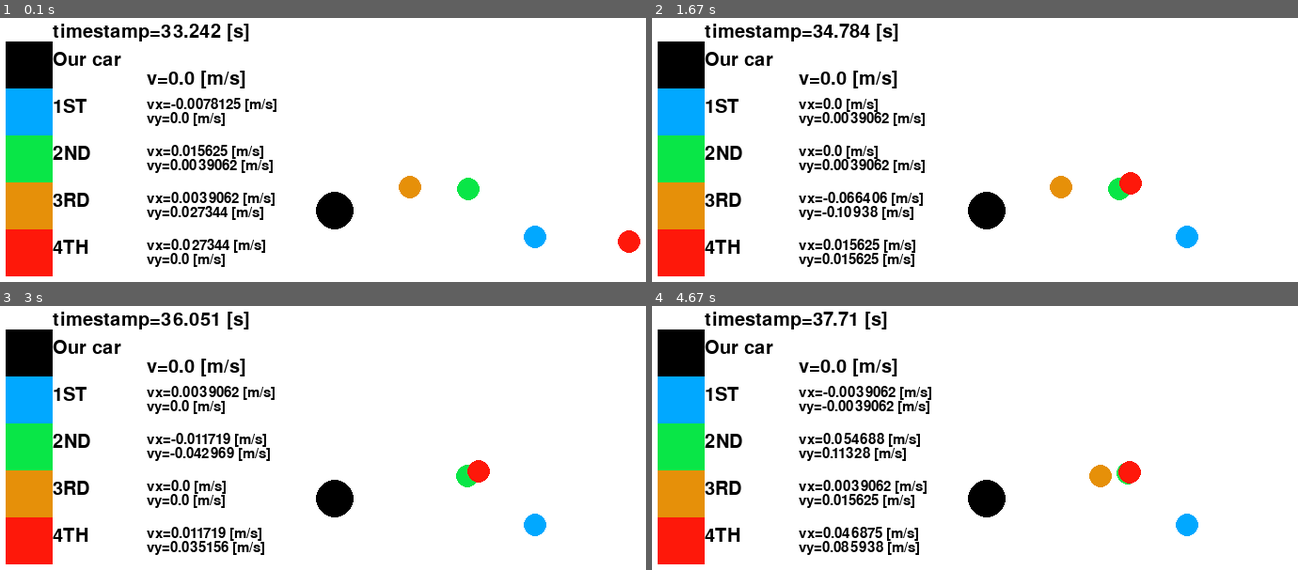
Above: before the commit, frames 1-4 (two rows, left to right).
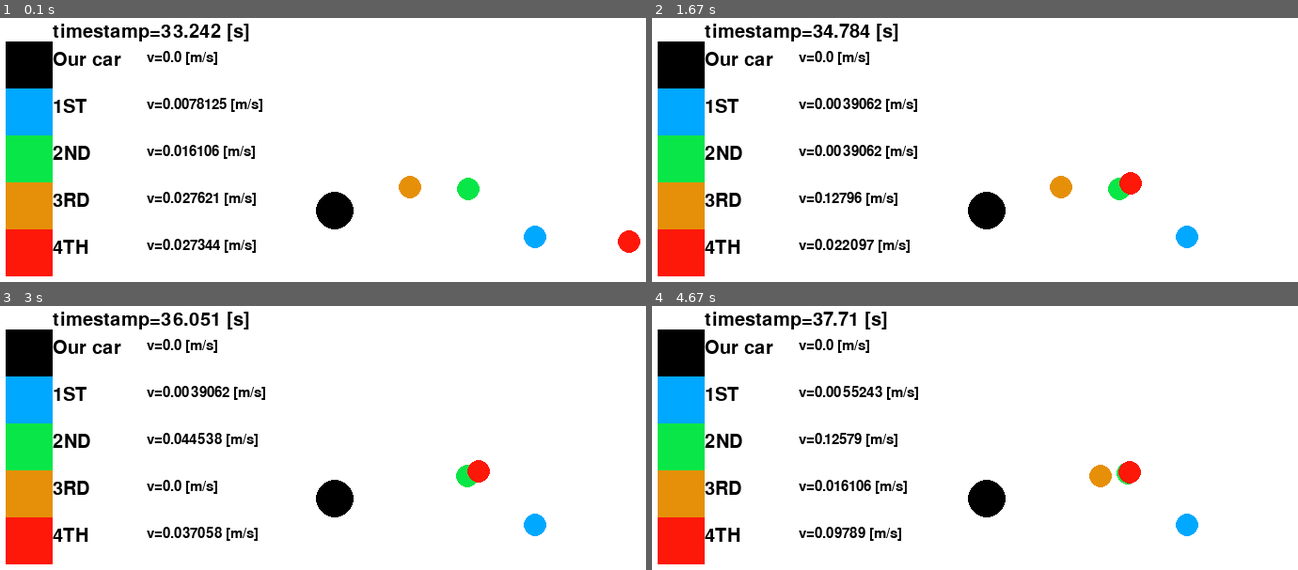
Above: after the commit, the same moments.

Repository: jagger-en/pixel-pirates
Game: pygame game, started from pygame_test.py
Two runs of this game, one before a commit and one after it. Both use one fixed random seed, a clock stepped at 60 frames per second and the inputs below.
Inputs:
- Up to frame 1 (0.1 s): no input
- Up to frame 2 (1.67 s): no input
- Up to frame 3 (3 s): no input
- Up to frame 4 (4.67 s): no input

The runs differ from the first frame. In frame 1, 4.1% of the frame differs, in the area x 22-43%, y 12-95%; in frame 2, 4.2%; in frame 3, 3.7%; in frame 4, 4.4%, in the area x 22-44%, y 12-95%.

Commit message:
Display magnitude of data

Diff:
--- a/pygame_test.py
+++ b/pygame_test.py
@@ -4,6 +4,7 @@
 import time
 import json
 from utils import pixelize
+import math
 
 WIDTH = 800
 HEIGHT = 600
@@ -26,6 +27,9 @@
 COLOR_3RD = (230, 144, 9)
 COLOR_4TH = (254, 24, 10)
 
+
+def calc_magnitude(x, y):
+    return math.sqrt(x**2 + y**2)
 
 def play(normalized_data):
     def scale_x(x):
@@ -83,7 +87,7 @@
             create_text(timestamp, 20, (100, 100))
 
             velocity_of_vehicle = f"v={point['v']:.5} [m/s]"
-            create_text(velocity_of_vehicle, 20, (200, 150))
+            create_text(velocity_of_vehicle, 15, (200, 80+50*1))
 
             ##
             # Legend
@@ -96,30 +100,25 @@
                              pygame.Rect(50, 120+50*1, 50, 50))
             create_text('1ST', 20, (100, 80+50*2))
             if data['name'] == '1st':
-                create_text(f'vx={point["vx"]:.5} [m/s]', 15, (200, 80+50*2))
-                create_text(f'vy={point["vy"]:.5} [m/s]', 15, (200, 80+50*2+15))
-
+                create_text(f'v={calc_magnitude(point["vx"], point["vy"]):.5} [m/s]', 15, (200, 80+50*2))
 
             pygame.draw.rect(screen, COLOR_2ND,
                              pygame.Rect(50, 120+50*2, 50, 50))
             create_text('2ND', 20, (100, 80+50*3))
             if data['name'] == '2nd':
-                create_text(f'vx={point["vx"]:.5} [m/s]', 15, (200, 80+50*3))
-                create_text(f'vy={point["vy"]:.5} [m/s]', 15, (200, 80+50*3+15))
+                create_text(f'v={calc_magnitude(point["vx"], point["vy"]):.5} [m/s]', 15, (200, 80+50*3))
 
             pygame.draw.rect(screen, COLOR_3RD,
                              pygame.Rect(50, 120+50*3, 50, 50))
             create_text('3RD', 20, (100, 80+50*4))
             if data['name'] == '3rd':
-                create_text(f'vx={point["vx"]:.5} [m/s]', 15, (200, 80+50*4))
-                create_text(f'vy={point["vy"]:.5} [m/s]', 15, (200, 80+50*4+15))
+                create_text(f'v={calc_magnitude(point["vx"], point["vy"]):.5} [m/s]', 15, (200, 80+50*4))
 
             pygame.draw.rect(screen, COLOR_4TH,
                              pygame.Rect(50, 120+50*4, 50, 50))
             create_text('4TH', 20, (100, 80+50*5))
             if data['name'] == '4th':
-                create_text(f'vx={point["vx"]:.5} [m/s]', 15, (200, 80+50*5))
-                create_text(f'vy={point["vy"]:.5} [m/s]', 15, (200, 80+50*5+15))
+                create_text(f'v={calc_magnitude(point["vx"], point["vy"]):.5} [m/s]', 15, (200, 80+50*5))
 
         pygame.display.flip()
         clock.tick(FPS)
